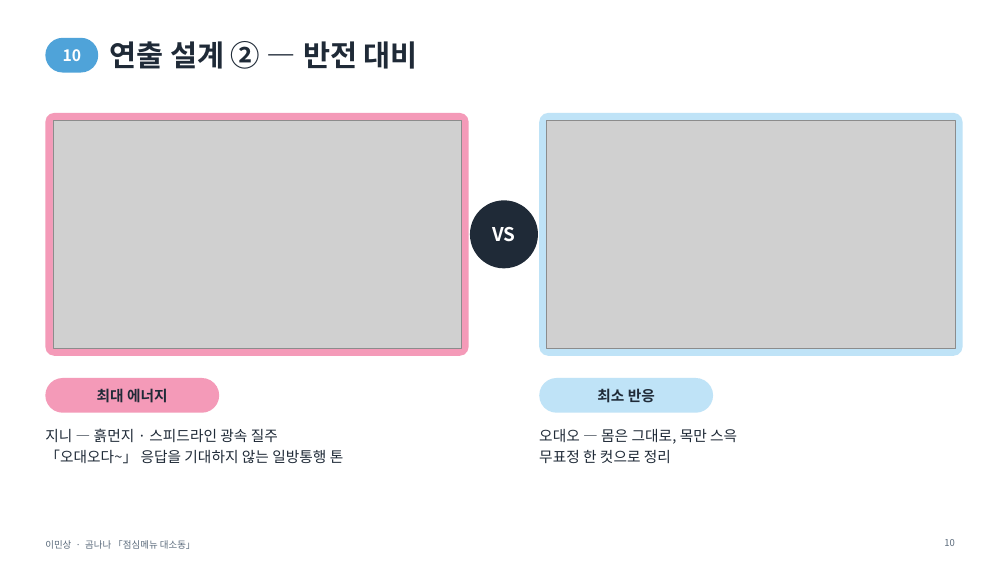
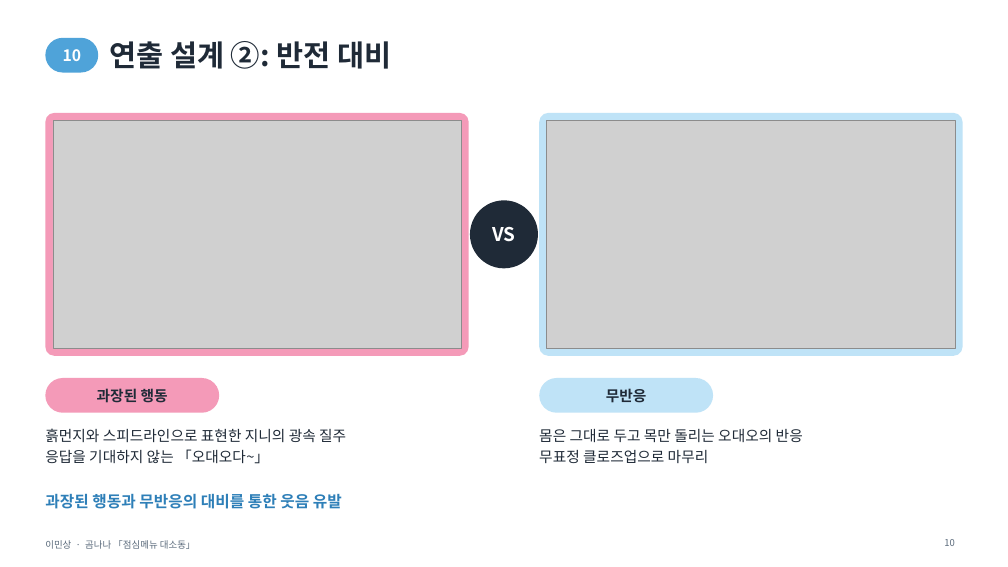
Before and after one commit to chikinx33/H-it, a slide deck: slide 10 of lms/이민상_포트폴리오.pptx. Drawn at 1008x567 pixels with LibreOffice and Linux fonts; fonts in the diff are those of the drawing; grey boxes stand for pictures. Boxes give left, top, right and bottom in pixels: in the first picture for what was removed or moved away, otherwise in the second. Text is boxed around its words. In the diff, an @@ line names an element or a change of style, - is before the commit and + after.

```diff
--- a/lms/이민상_포트폴리오.pptx
+++ b/lms/이민상_포트폴리오.pptx
@@ title at (110,41,391,69): text changed @@
-연출 설계 ② — 반전 대비
+연출 설계 ②: 반전 대비
@@ text in rounded rectangle at (97,388,168,403): text changed @@
-최대 에너지
+과장된 행동
@@ text in rounded rectangle at (606,388,647,403): text changed @@
-최소 반응
+무반응
@@ text at (45,428,346,464): text changed @@
-지니 — 흙먼지 · 스피드라인 광속 질주
-「오대오다~」 응답을 기대하지 않는 일방통행 톤
+흙먼지와 스피드라인으로 표현한 지니의 광속 질주
+응답을 기대하지 않는 「오대오다~」
@@ text at (539,429,803,463): text changed @@
-오대오 — 몸은 그대로, 목만 스윽
-무표정 한 컷으로 정리
+몸은 그대로 두고 목만 돌리는 오대오의 반응
+무표정 클로즈업으로 마무리
@@ text added at (45,493,342,509), 15 pt, text #2E7FB8, bold @@
+과장된 행동과 무반응의 대비를 통한 웃음 유발
```
Also in this commit, not shown: 20 other slides changed, 7 other files.
